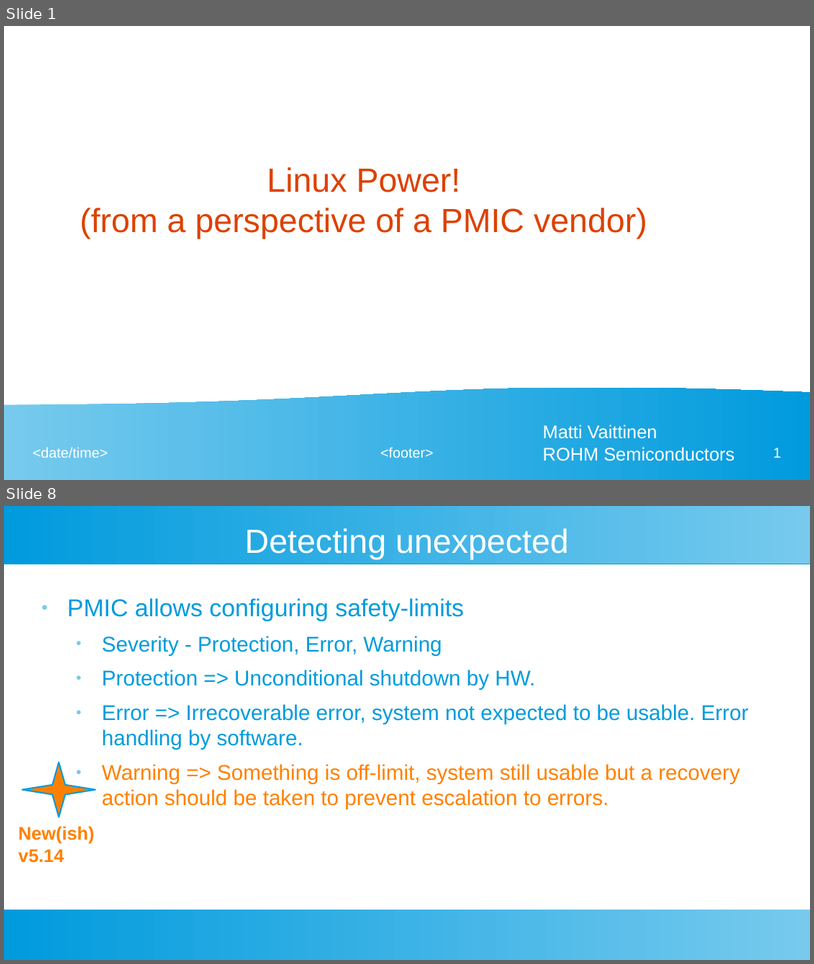
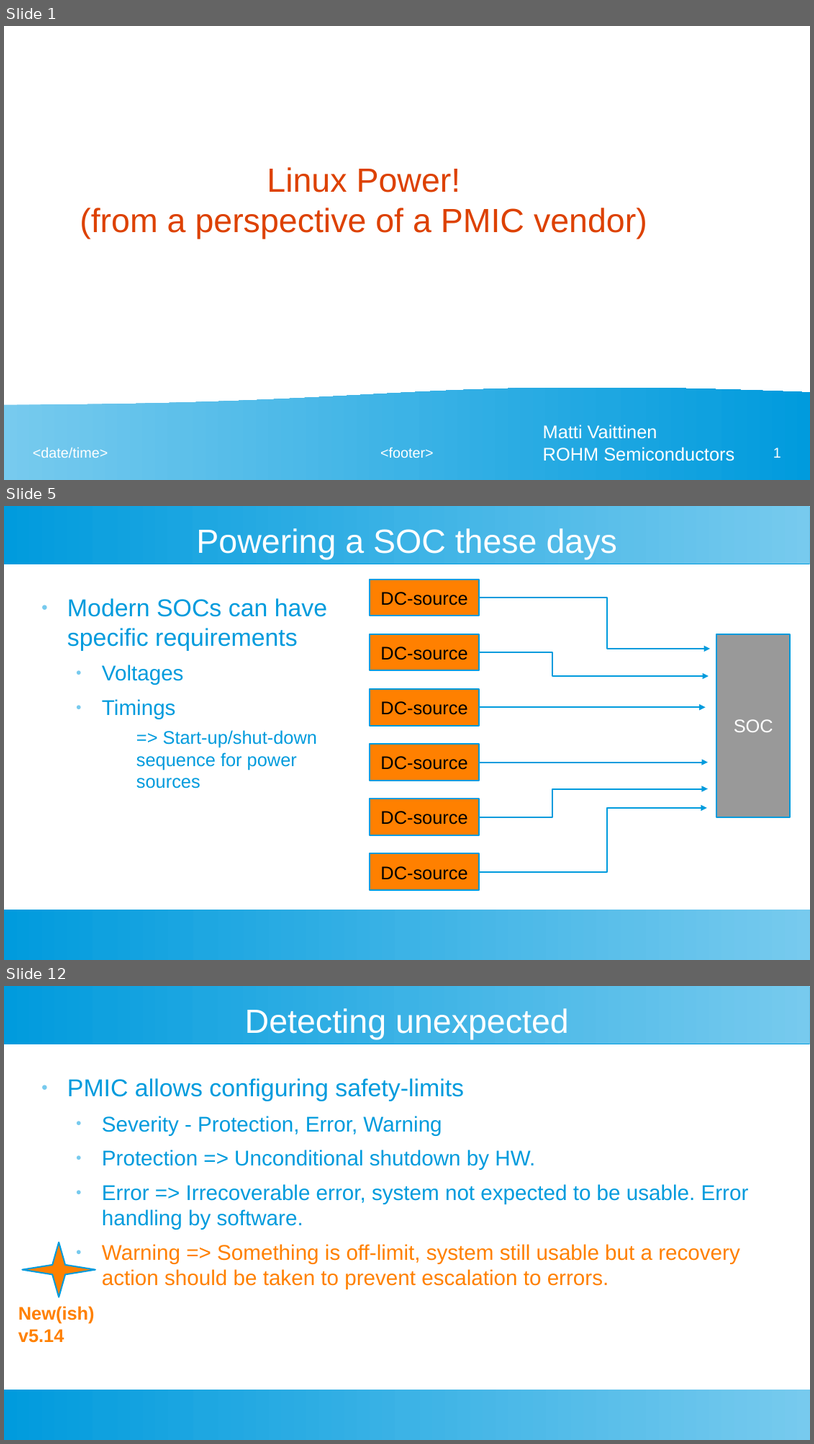
Before and after one commit to M-Vaittinen/babblings, a slide deck: PMIC/PMIC-babblings.odp. Shown one above the other, each under a label of ours: slides 1 and 8 before the commit, slides 1, 5 and 12 after it; the slides between them are not shown. The pictures are 814x964 and 814x1444 pixels, drawn with LibreOffice and Linux fonts; fonts in the diff are those of the drawing. Boxes give left, top, right and bottom in pixels: in the first picture for what was removed or moved away, otherwise in the second. Text is boxed around its words. In the diff, an @@ line names an element or a change of style, - is before the commit and + after.

```diff
--- a/PMIC/PMIC-babblings.odp
+++ b/PMIC/PMIC-babblings.odp
@@ slide 5 added at (x1=4, y1=506, x2=810, y2=960), background #FFFFFF; not listed: 2 template elements that a slide beside it also shows @@
@@ title added at (x1=196, y1=528, x2=617, y2=559), 33 pt, text #FFFFFF @@
+Powering a SOC these days
@@ rectangle added at (x1=370, y1=579, x2=480, y2=615), fill #FF8000, outline #009BDD 1.42 pt, 18 pt, text #000000 @@
+DC-source
@@ text added at (x1=67, y1=598, x2=327, y2=788), 18 pt, text #009BDD @@
+● Modern SOCs can have specific requirements
+  ● Voltages
+  ● Timings
+    => Start-up/shut-down sequence for power sources
@@ elbow arrow added from (480, 597) to (711, 649), #009BDD 1.42 pt @@
@@ rectangle added at (x1=370, y1=634, x2=480, y2=671), fill #FF8000, outline #009BDD 1.42 pt, 18 pt, text #000000 @@
+DC-source
@@ rectangle added at (x1=718, y1=634, x2=791, y2=817), fill #999999, outline #009BDD 1.42 pt, 18 pt, text #FFFFFF @@
+SOC
@@ elbow arrow added from (480, 652) to (710, 676), #009BDD 1.42 pt @@
@@ rectangle added at (x1=370, y1=689, x2=480, y2=726), fill #FF8000, outline #009BDD 1.42 pt, 18 pt, text #000000 @@
+DC-source
@@ elbow arrow added from (480, 707) to (706, 707), #009BDD 1.42 pt @@
@@ rectangle added at (x1=370, y1=744, x2=480, y2=780), fill #FF8000, outline #009BDD 1.42 pt, 18 pt, text #000000 @@
+DC-source
@@ elbow arrow added from (480, 762) to (709, 762), #009BDD 1.42 pt @@
@@ rectangle added at (x1=370, y1=799, x2=480, y2=835), fill #FF8000, outline #009BDD 1.42 pt, 18 pt, text #000000 @@
+DC-source
@@ elbow arrow added from (480, 817) to (709, 788), #009BDD 1.42 pt @@
@@ elbow arrow added from (480, 872) to (707, 808), #009BDD 1.42 pt @@
@@ rectangle added at (x1=370, y1=854, x2=480, y2=890), fill #FF8000, outline #009BDD 1.42 pt, 18 pt, text #000000 @@
+DC-source
@@ what was slide 8 is now slide 12 @@
```
Also in this commit, not shown: 8 slides changed, 3 other slides added.
